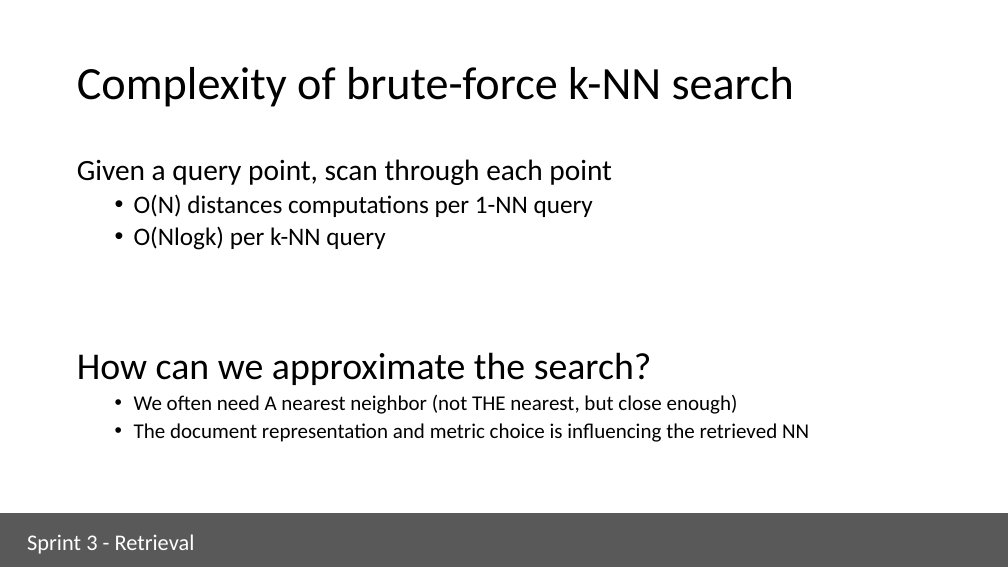
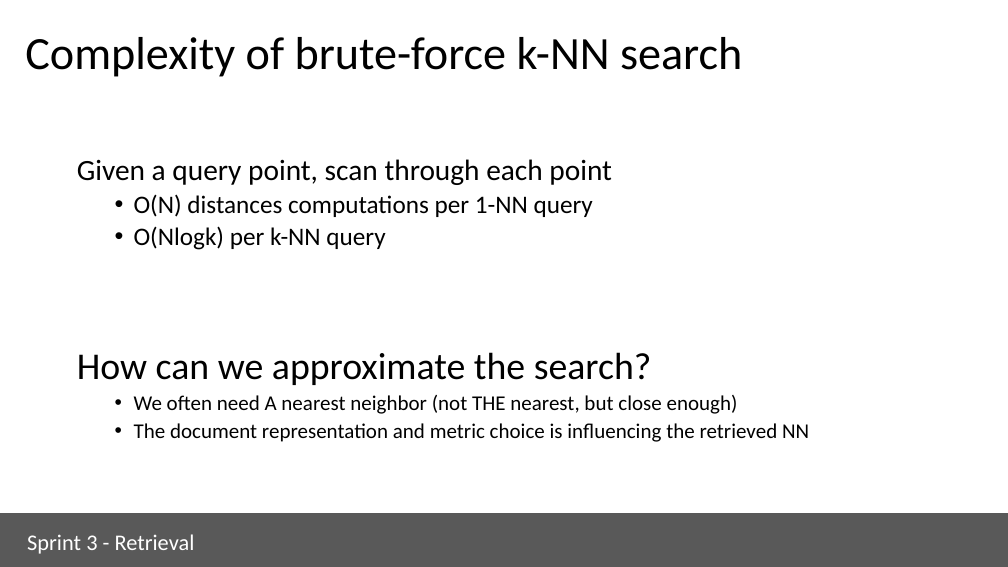
Before and after one commit to ua-dsf/ML_sprint, a slide deck: slide 22 of sprint3_retrieval/module3_retrieval.pptx. Drawn at 1008x567 pixels with LibreOffice and Linux fonts; fonts in the diff are those of the drawing. Boxes give left, top, right and bottom in pixels: in the first picture for what was removed or moved away, otherwise in the second. Text is boxed around its words. In the diff, an @@ line names an element or a change of style, - is before the commit and + after.

```diff
--- a/sprint3_retrieval/module3_retrieval.pptx
+++ b/sprint3_retrieval/module3_retrieval.pptx
@@ title "Complexity of brute-force k-NN search": place and size @@
-title "Complexity of brute-force k-NN search" at <box>77,67,794,107</box>
+title "Complexity of brute-force k-NN search" at <box>25,37,742,77</box>
```
Also in this commit, not shown: 4 other slides changed, 2 other files.
